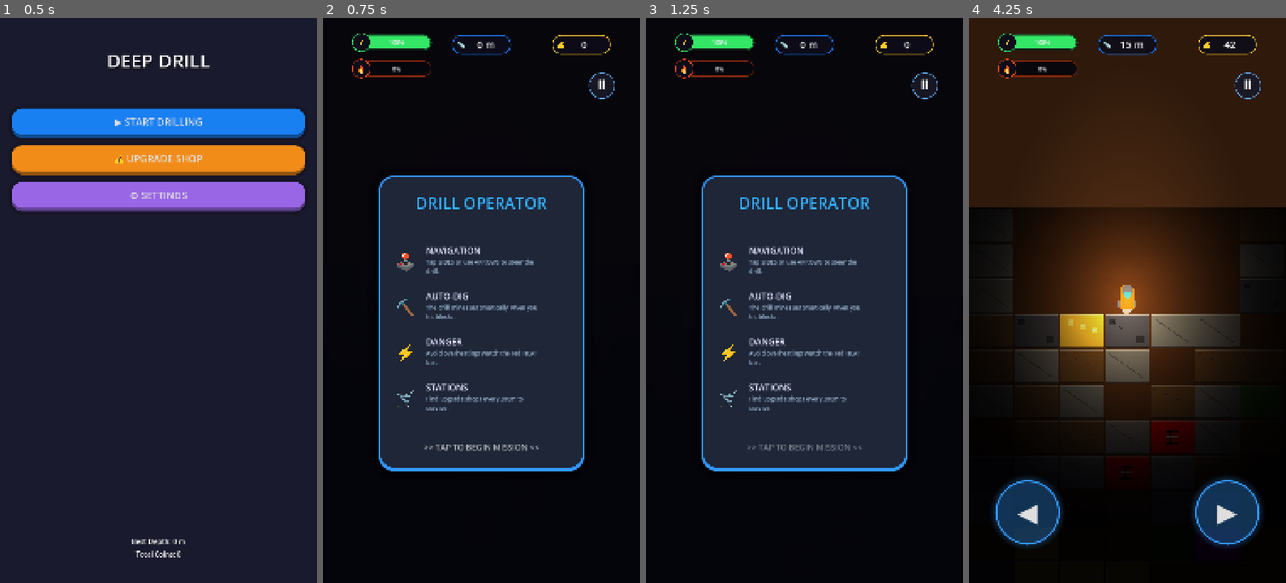
Above: before the commit, frames 1-4 (left to right).
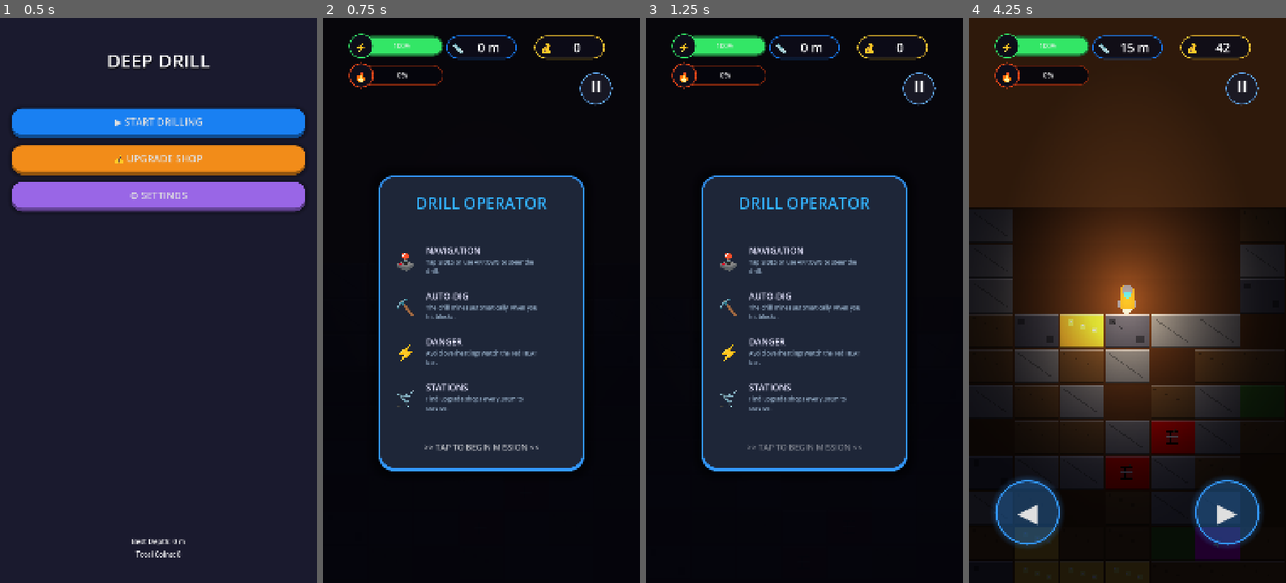
Above: after the commit, the same moments.

Repository: paolo1234/DeepDrill
Game: Godot game, scene res://scenes/main_menu.tscn
The game is run twice, just before and just after one commit, with the same random seed, the same clock (stepped at 60 frames per second) and the same inputs. Sound files missing from this copy of the repository are replaced by a short silence.
Inputs (mouse positions are in pixels of both pictures, inside the frame that each line leads up to):
- Up to frame 1 (0.5 s): no input
- Up to frame 2 (0.75 s): click "▶ START DRILLING" at 0.5 s
- Up to frame 3 (1.25 s): no input
- Up to frame 4 (4.25 s): click "⏸" at 1.25 s; click "RESUME MISSION" at 2 s; move the mouse to (1197, 272) at 2.77 s; hold Right (ui_right) 2.78-3.53 s; click (1197, 272) at 2.92 s; move the mouse to (1064, 328) at 3.52 s; hold Left (ui_left) from 3.53 s (still down)

Frame 1 is identical in both runs. In frame 2, 2.2% of the frame differs, in the area x 8-92%, y 2-16%; in frame 3, 2.2%; in frame 4, 10%, in the area x 8-92%, y 2-100%.

Commit message:
Fix Android Audio, Overhaul Mobile UI Scale, and Fix Camera Rendering Gap
- Audio: Changed FileAccess to ResourceLoader in audio_manager.gd to fix BGM not playing on exported Android builds.

- UI/HUD: Added set_hud_visible() to hide HUD when Upgrade Shop opens, fixing overlapping.

- UI/HUD: Increased font sizes, custom minimum sizes, and layout margins to make UI much more readable and touch-friendly on high-DPI mobile screens.

- Rendering: Increased CanvasModulate ambient light brightness in main.gd to improve visibility on darker mobile screens.

- Camera: Expanded block rendering buffer in grid.gd to prevent empty background from showing at the top when drill falls rapidly.

- Tools: Added and configured McpInteractionServer for AI debugging.

Diff:
--- a/scripts/audio_manager.gd
+++ b/scripts/audio_manager.gd
@@ -34,12 +34,13 @@
 		AudioServer.set_bus_name(idx, bus_name)
 
 func _start_bgm():
-	if FileAccess.file_exists(music_path):
+	if ResourceLoader.exists(music_path):
 		var stream = load(music_path)
-		music_player.stream = stream
-		music_player.play()
+		if stream:
+			music_player.stream = stream
+			music_player.play()
 	else:
-		push_warning("Musica non trovata in: " + music_path)
+		push_warning("Musica non caricata o non trovata in: " + music_path)
 
 # --- EFFETTI SONORI ASMR (SINTETIZZATI) ---
 
--- a/scripts/grid.gd
+++ b/scripts/grid.gd
@@ -135,9 +135,10 @@
 	return null
 
 func _draw():
-	var top_screen_y = camera_y - 1000
+	# Expand rendering bounds massively to account for camera lag during fast falls
+	var top_screen_y = camera_y - 3000
 	var start_row = max(0, int(top_screen_y / ROW_HEIGHT))
-	var end_row = min(grid.size(), int((camera_y + 1200) / ROW_HEIGHT))
+	var end_row = min(grid.size(), int((camera_y + 3000) / ROW_HEIGHT))
 
 	for row_idx in range(start_row, end_row):
 		var y = row_idx * ROW_HEIGHT
--- a/scripts/hud.gd
+++ b/scripts/hud.gd
@@ -37,46 +37,46 @@
 
 func _setup_hud():
 	# 1. DEPTH PILL (TOP CENTER) - Slightly lower for notches
-	var depth_pill = _create_pill_container(Vector2(540, 90), Color(0.1, 0.5, 1.0))
+	var depth_pill = _create_pill_container(Vector2(540, 100), Color(0.1, 0.5, 1.0))
 	depth_pill.name = "DepthPill"
 	add_child(depth_pill)
-	var dl_icon = Label.new(); dl_icon.text = "📏"; dl_icon.position = Vector2(15, 8); dl_icon.add_theme_font_size_override("font_size", 30); depth_pill.add_child(dl_icon)
-	var dl = Label.new(); dl.name = "DepthLabel"; dl.text = "0 m"; dl.add_theme_font_size_override("font_size", 34)
-	dl.horizontal_alignment = HORIZONTAL_ALIGNMENT_CENTER; depth_pill.add_child(dl); dl.position = Vector2(60, 8); dl.size = Vector2(110, 44)
+	var dl_icon = Label.new(); dl_icon.text = "📏"; dl_icon.position = Vector2(20, 12); dl_icon.add_theme_font_size_override("font_size", 40); depth_pill.add_child(dl_icon)
+	var dl = Label.new(); dl.name = "DepthLabel"; dl.text = "0 m"; dl.add_theme_font_size_override("font_size", 42)
+	dl.horizontal_alignment = HORIZONTAL_ALIGNMENT_CENTER; depth_pill.add_child(dl); dl.position = Vector2(70, 12); dl.size = Vector2(150, 50)
 
 	# 2. COINS PILL (TOP RIGHT)
-	var coin_pill = _create_pill_container(Vector2(880, 90), Color(1.0, 0.8, 0.2))
+	var coin_pill = _create_pill_container(Vector2(840, 100), Color(1.0, 0.8, 0.2))
 	coin_pill.name = "CoinPill"
 	add_child(coin_pill)
-	var cl_icon = Label.new(); cl_icon.text = "💰"; cl_icon.position = Vector2(15, 8); cl_icon.add_theme_font_size_override("font_size", 30); coin_pill.add_child(cl_icon)
-	var cl = Label.new(); cl.name = "CoinLabel"; cl.text = "0"; cl.add_theme_font_size_override("font_size", 34)
-	cl.horizontal_alignment = HORIZONTAL_ALIGNMENT_CENTER; coin_pill.add_child(cl); cl.position = Vector2(60, 8); cl.size = Vector2(100, 44)
+	var cl_icon = Label.new(); cl_icon.text = "💰"; cl_icon.position = Vector2(20, 12); cl_icon.add_theme_font_size_override("font_size", 40); coin_pill.add_child(cl_icon)
+	var cl = Label.new(); cl.name = "CoinLabel"; cl.text = "0"; cl.add_theme_font_size_override("font_size", 42)
+	cl.horizontal_alignment = HORIZONTAL_ALIGNMENT_CENTER; coin_pill.add_child(cl); cl.position = Vector2(70, 12); cl.size = Vector2(150, 50)
 
 	# 3. STATUS BARS (TOP LEFT - Better spacing for notches)
-	_create_status_bar("DuraBar", Vector2(230, 95), Color(0.2, 0.9, 0.4), "⚡")
-	_create_status_bar("HeatBar", Vector2(230, 185), Color(1.0, 0.3, 0.1), "🔥")
+	_create_status_bar("DuraBar", Vector2(250, 100), Color(0.2, 0.9, 0.4), "⚡")
+	_create_status_bar("HeatBar", Vector2(250, 200), Color(1.0, 0.3, 0.1), "🔥")
 
 	# 4. PAUSE BUTTON (TOP RIGHT - Safe Margin)
-	_create_premium_pause_btn(Vector2(950, 230))
+	_create_premium_pause_btn(Vector2(930, 240))
 
 func _create_pill_container(pos: Vector2, color: Color) -> Panel:
 	var p = Panel.new()
 	var s = StyleBoxFlat.new()
 	s.bg_color = Color(0.05, 0.05, 0.1, 0.85)
-	s.set_corner_radius_all(30)
-	s.border_width_left = 3; s.border_width_top = 3; s.border_width_right = 3; s.border_width_bottom = 3
+	s.set_corner_radius_all(40)
+	s.border_width_left = 4; s.border_width_top = 4; s.border_width_right = 4; s.border_width_bottom = 4
 	s.border_color = color
 	p.add_theme_stylebox_override("panel", s)
-	p.custom_minimum_size = Vector2(200, 65)
-	p.position = pos - Vector2(100, 32)
+	p.custom_minimum_size = Vector2(240, 80)
+	p.position = pos - Vector2(120, 40)
 	return p
 
 func _create_status_bar(bar_name: String, pos: Vector2, color: Color, icon: String):
-	var container = Control.new(); container.name = bar_name; container.position = pos - Vector2(100, 40); add_child(container)
-	var bg = Panel.new(); var bs = StyleBoxFlat.new(); bs.bg_color = Color(0.02, 0.02, 0.05, 0.9); bs.set_corner_radius_all(30); bs.border_width_left = 3; bs.border_width_top = 3; bs.border_width_right = 3; bs.border_width_bottom = 3; bs.border_color = color.lerp(Color.BLACK, 0.5); bg.add_theme_stylebox_override("panel", bs); bg.size = Vector2(240, 55); container.add_child(bg)
-	var bar = ProgressBar.new(); bar.name = "Bar"; bar.show_percentage = true; bar.size = Vector2(230, 45); bar.position = Vector2(5, 5); var fs = StyleBoxFlat.new(); fs.bg_color = color; fs.set_corner_radius_all(25); var bks = StyleBoxFlat.new(); bks.bg_color = Color(0, 0, 0, 0); bar.add_theme_stylebox_override("fill", fs); bar.add_theme_stylebox_override("background", bks); bar.add_theme_font_size_override("font_size", 20); container.add_child(bar)
-	var circle = Panel.new(); var cs = StyleBoxFlat.new(); cs.bg_color = Color(0.05, 0.05, 0.1, 1.0); cs.border_width_left = 3; cs.border_width_top = 3; cs.border_width_right = 3; cs.border_width_bottom = 3; cs.border_color = color; cs.set_corner_radius_all(35); circle.add_theme_stylebox_override("panel", cs); circle.size = Vector2(65, 65); circle.position = Vector2(-32, -5); container.add_child(circle)
-	var il = Label.new(); il.text = icon; il.add_theme_font_size_override("font_size", 30); il.horizontal_alignment = HORIZONTAL_ALIGNMENT_CENTER; il.vertical_alignment = VERTICAL_ALIGNMENT_CENTER; il.size = Vector2(65, 65); circle.add_child(il)
+	var container = Control.new(); container.name = bar_name; container.position = pos - Vector2(120, 40); add_child(container)
+	var bg = Panel.new(); var bs = StyleBoxFlat.new(); bs.bg_color = Color(0.02, 0.02, 0.05, 0.9); bs.set_corner_radius_all(35); bs.border_width_left = 4; bs.border_width_top = 4; bs.border_width_right = 4; bs.border_width_bottom = 4; bs.border_color = color.lerp(Color.BLACK, 0.5); bg.add_theme_stylebox_override("panel", bs); bg.size = Vector2(280, 70); container.add_child(bg)
+	var bar = ProgressBar.new(); bar.name = "Bar"; bar.show_percentage = true; bar.size = Vector2(270, 58); bar.position = Vector2(5, 6); var fs = StyleBoxFlat.new(); fs.bg_color = color; fs.set_corner_radius_all(30); var bks = StyleBoxFlat.new(); bks.bg_color = Color(0, 0, 0, 0); bar.add_theme_stylebox_override("fill", fs); bar.add_theme_stylebox_override("background", bks); bar.add_theme_font_size_override("font_size", 24); container.add_child(bar)
+	var circle = Panel.new(); var cs = StyleBoxFlat.new(); cs.bg_color = Color(0.05, 0.05, 0.1, 1.0); cs.border_width_left = 4; cs.border_width_top = 4; cs.border_width_right = 4; cs.border_width_bottom = 4; cs.border_color = color; cs.set_corner_radius_all(42); circle.add_theme_stylebox_override("panel", cs); circle.size = Vector2(85, 85); circle.position = Vector2(-42, -7); container.add_child(circle)
+	var il = Label.new(); il.text = icon; il.add_theme_font_size_override("font_size", 42); il.horizontal_alignment = HORIZONTAL_ALIGNMENT_CENTER; il.vertical_alignment = VERTICAL_ALIGNMENT_CENTER; il.size = Vector2(85, 85); circle.add_child(il)
 
 func _create_touch_controls():
 	touch_controls = Control.new(); touch_controls.name = "TouchControls"; add_child(touch_controls)
@@ -100,10 +100,10 @@
 	return btn
 
 func _create_premium_pause_btn(pos: Vector2):
-	var btn = Button.new(); btn.position = pos - Vector2(45, 45); btn.custom_minimum_size = Vector2(90, 90)
-	var s = StyleBoxFlat.new(); s.bg_color = Color(0.1, 0.1, 0.15, 0.9); s.set_corner_radius_all(45); s.border_width_left = 3; s.border_width_top = 3; s.border_width_right = 3; s.border_width_bottom = 3; s.border_color = Color(0.4, 0.7, 1.0)
+	var btn = Button.new(); btn.position = pos - Vector2(55, 55); btn.custom_minimum_size = Vector2(110, 110)
+	var s = StyleBoxFlat.new(); s.bg_color = Color(0.1, 0.1, 0.15, 0.9); s.set_corner_radius_all(55); s.border_width_left = 4; s.border_width_top = 4; s.border_width_right = 4; s.border_width_bottom = 4; s.border_color = Color(0.4, 0.7, 1.0)
 	btn.add_theme_stylebox_override("normal", s); btn.pressed.connect(_toggle_pause); add_child(btn)
-	var ic = Label.new(); ic.text = "⏸"; ic.add_theme_font_size_override("font_size", 45); ic.horizontal_alignment = HORIZONTAL_ALIGNMENT_CENTER; ic.vertical_alignment = VERTICAL_ALIGNMENT_CENTER; ic.size = Vector2(90, 90); btn.add_child(ic)
+	var ic = Label.new(); ic.text = "⏸"; ic.add_theme_font_size_override("font_size", 60); ic.horizontal_alignment = HORIZONTAL_ALIGNMENT_CENTER; ic.vertical_alignment = VERTICAL_ALIGNMENT_CENTER; ic.size = Vector2(110, 110); btn.add_child(ic)
 
 func _toggle_pause():
 	if has_node("/root/AudioManager"): get_node("/root/AudioManager").play_button_click()
--- a/scripts/main.gd
+++ b/scripts/main.gd
@@ -59,9 +59,9 @@
 	bg.set_anchors_preset(Control.PRESET_FULL_RECT)
 	bg_layer.add_child(bg)
 
-	# Much deeper darkness for high contrast
+	# Much deeper darkness for high contrast, but safe for mobile screens
 	var canvas_modulate = CanvasModulate.new()
-	canvas_modulate.color = Color(0.06, 0.06, 0.09, 1)
+	canvas_modulate.color = Color(0.25, 0.25, 0.35, 1)
 	add_child(canvas_modulate)
 
 	_create_vignette()
Binary file changed: deep_drill_app_icon.png
Not shown, changed: deep_drill_app_icon.png.import
Not shown, added: scripts/mcp_interaction_server.gd.uid
Not shown, changed: Deep Drill.apk
Not shown, changed: Deep Drill.apk.idsig
